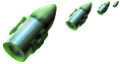
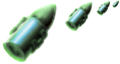
Revision of a layered 120×64 image; what changed, layer by layer:
renamed "Visible copy #3" to "Visible copy #7", painted on it over [112, 1, 119, 7]
renamed "Visible copy #2" to "Visible copy #6", painted on it over [96, 1, 110, 16]
renamed "Visible copy #1" to "Visible copy #5", painted on it over [65, 2, 93, 31]
renamed "Visible copy" to "Visible copy #4", painted on it over [2, 3, 57, 63]
hid "Visible" over [2, 3, 57, 63]
hid "Visible #23" over [2, 3, 57, 63]
hid "Visible #13" over [11, 16, 39, 45]
hid "Visible #19" over [4, 8, 50, 61]
hid "Visible #20" over [28, 5, 55, 30]
hid "Visible #2" over [28, 5, 55, 30]
hid "Visible #24" over [2, 3, 57, 63]
